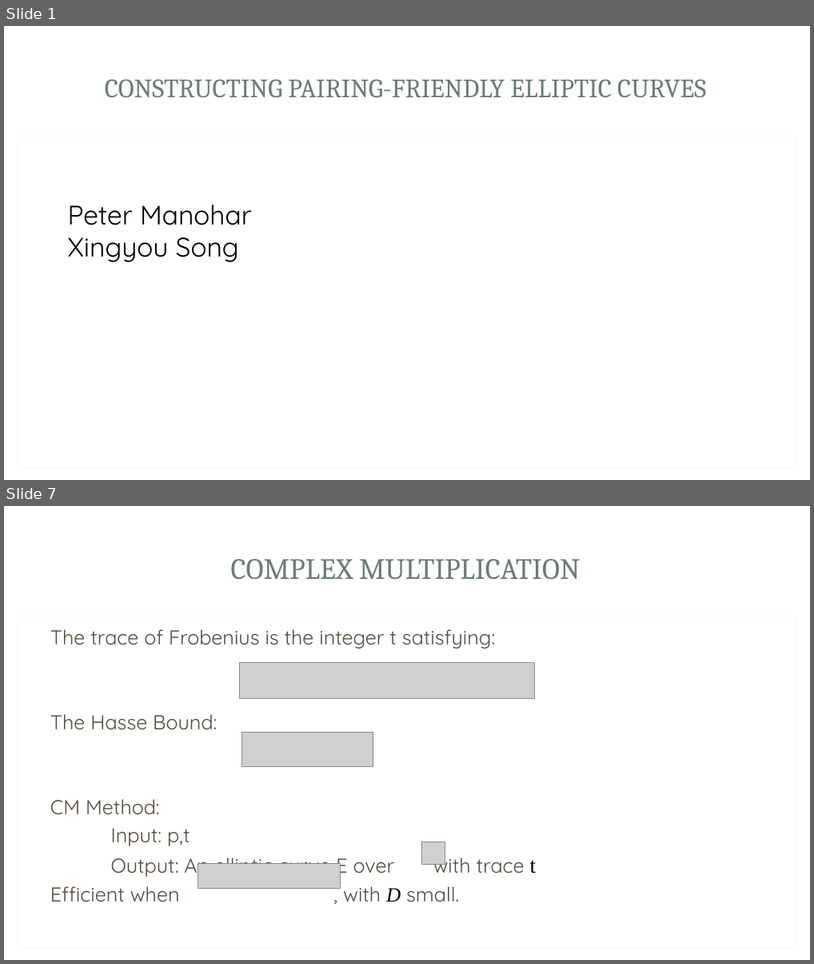
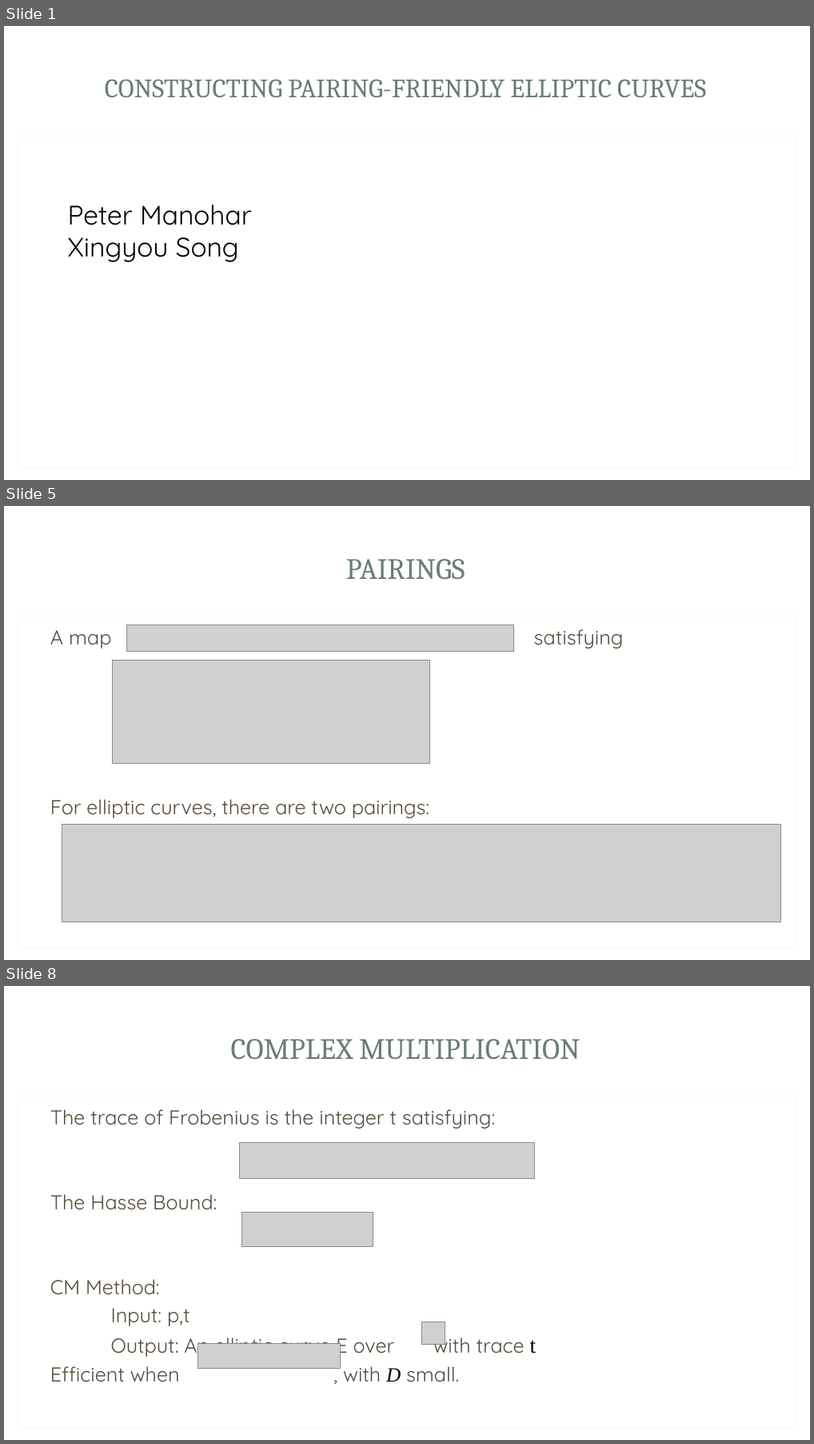
Before and after one commit to Srizzle/CS276-Project-Writeup, a slide deck: Presentation.ppt.pptx. Shown one above the other, each under a label of ours: slides 1 and 7 before the commit, slides 1, 5 and 8 after it; the slides between them are not shown. The pictures are 814x964 and 814x1444 pixels, drawn with LibreOffice and Linux fonts; fonts in the diff are those of the drawing; grey boxes stand for pictures; background and template pictures are left out. Boxes give left, top, right and bottom in pixels: in the first picture for what was removed or moved away, otherwise in the second. Text is boxed around its words. In the diff, an @@ line names an element or a change of style, - is before the commit and + after.

```diff
--- a/Presentation.ppt.pptx
+++ b/Presentation.ppt.pptx
@@ slide 5 added at (4,506,810,960), background picture (left out); not listed: 3 template elements that a slide beside it also shows @@
@@ title added at (346,559,466,579), 35 pt, text #6B7D72 @@
+PAIRINGS
@@ rectangle added at (18,616,797,948), fill #FFFFFF, outline #F7F7F7 0.75 pt @@
@@ picture added at (127,624,514,651) @@
@@ text added at (50,630,430,818), 24 pt, text #564B3C @@
+A map satisfying
+For elliptic curves, there are two pairings:
@@ picture added at (112,660,430,763) @@
@@ picture added at (62,824,782,922) @@
@@ what was slide 7 is now slide 8 @@
```
Also in this commit, not shown: 6 slides changed, 5 other slides added, 5 slides removed, 4 other files.
